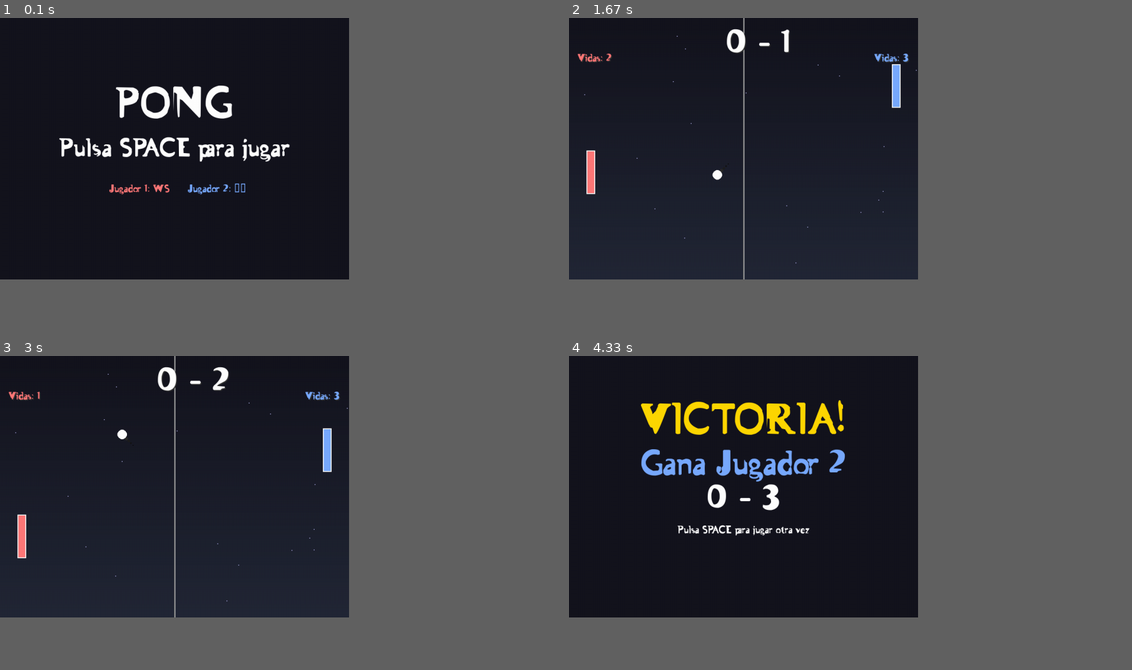
Above: before the commit, frames 1-4 (two rows, left to right).
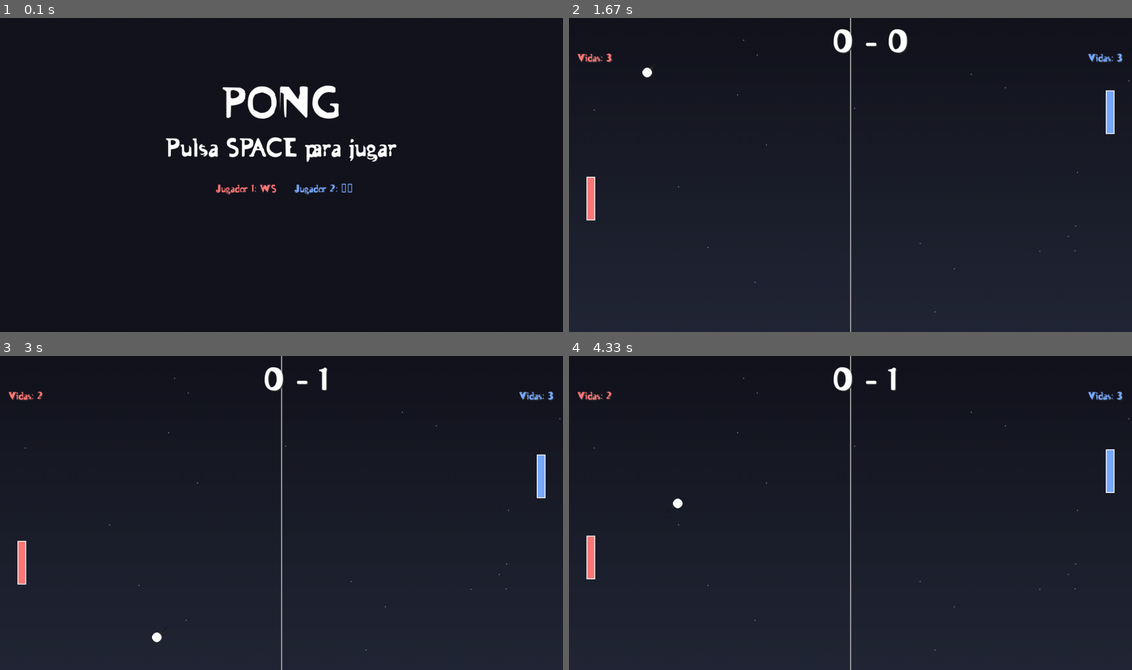
Above: after the commit, the same moments.

Repository: franjdaw/Juego-Ping-Pong-Pygame
Game: pygame game, started from main.py
Same seed, same stepped clock (60 frames per second), same inputs: the game is played once before the commit and once after it.
Inputs:
- Up to frame 1 (0.1 s): no input
- Up to frame 2 (1.67 s): tap Space at 0.33 s; hold Up 0.67-1.13 s; hold Down 1.17-1.47 s; hold S 1.17-1.47 s; hold Up from 1.5 s (still down); hold W from 1.5 s (still down)
- Up to frame 3 (3 s): release Up at 1.87 s; release W at 1.87 s; hold Down 1.9-2.27 s; hold S 1.9-2.27 s; hold Up 2.3-2.6 s; hold W 2.3-2.6 s; hold Down 2.63-2.93 s; hold S 2.63-2.93 s; hold Up from 2.97 s (still down); hold W from 2.97 s (still down)
- Up to frame 4 (4.33 s): release Up at 3.33 s; release W at 3.33 s; hold Down 3.37-3.73 s; hold S 3.37-3.73 s; hold Up 3.77-4.07 s; hold W 3.77-4.07 s; hold Down from 4.1 s (still down); hold S from 4.1 s (still down)
In our replay, the window is 558x418 before the commit and 900x502 after it. These sizes can differ from the game's own. Grey fills any space a smaller window leaves; there, only what the larger window draws over its background counts as a difference.

The runs differ from the first frame. In frame 1, 4.4% of the frame differs, in the area x 10-71%, y 21-57%; in frame 2, 2.1%; in frame 3, 2.1%; in frame 4, 4.8%, in the area x 1-100%, y 0-100%.

Commit message:
Nuevos cambios en la estructura del juego, nuevas funciones!

Diff:
--- a/main.py
+++ b/main.py
@@ -6,7 +6,7 @@
     pygame.mixer.init()
     pygame.mixer.music.load("assets/sounds/musica.mp3")
 
-    ancho, alto = 800, 600
+    ancho, alto = 1289, 720
     pantalla = pygame.display.set_mode((ancho, alto))
     pygame.display.set_caption("Pong con POO")
 
